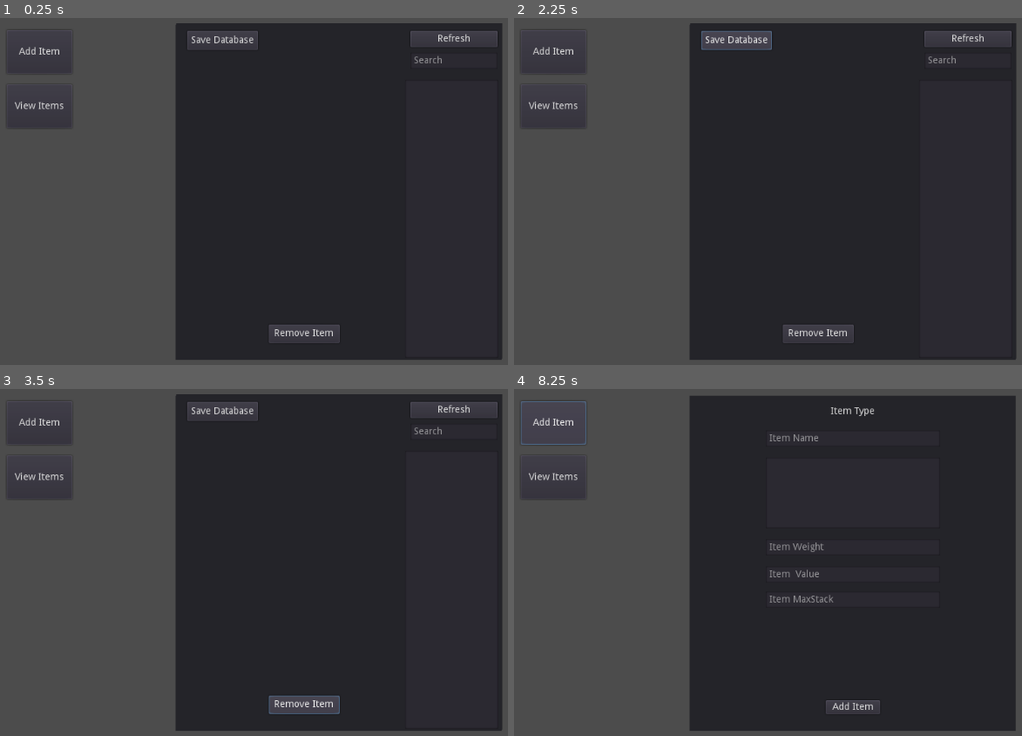
Above: before the commit, frames 1-4 (two rows, left to right).
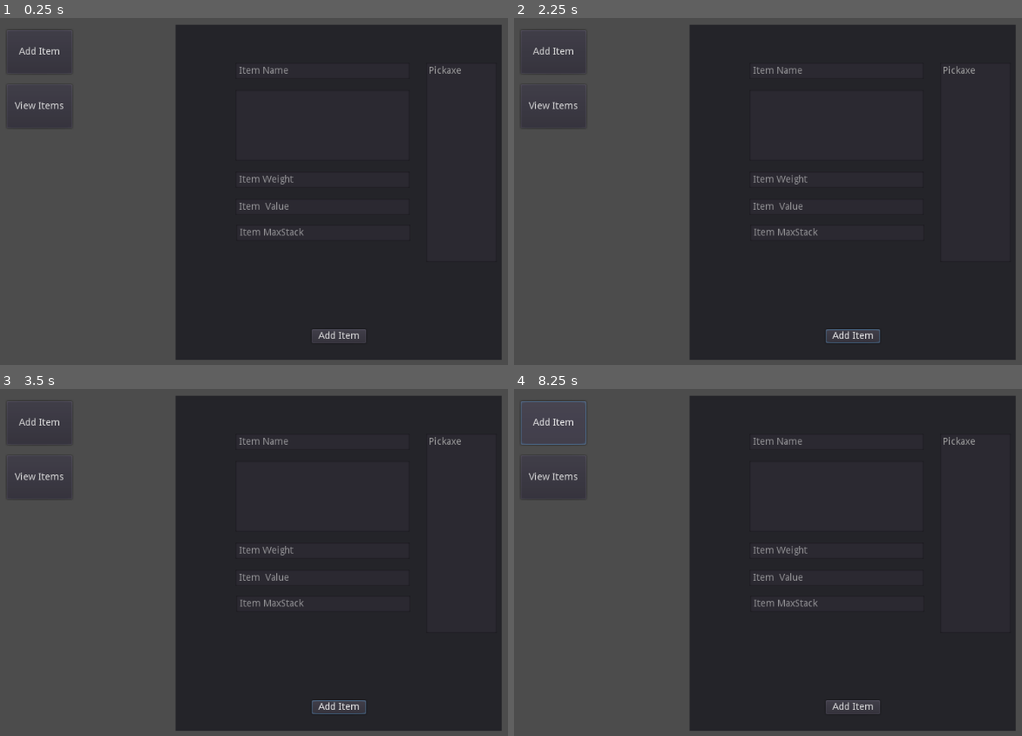
Above: after the commit, the same moments.

Repository: int91/ItemDatabaseTool
Game: Godot game, scene res://root.tscn
The game is run twice, just before and just after one commit, with the same random seed, the same clock (stepped at 60 frames per second) and the same inputs.
Inputs (mouse positions are in pixels of both pictures, inside the frame that each line leads up to):
- Up to frame 1 (0.25 s): no input
- Up to frame 2 (2.25 s): click (854, 38) at 0.5 s, where only the run before the commit has a clickable "Item Type"; click "Add Item" at 1.25 s; click (737, 38) at 2 s, where only the run before the commit has a clickable "Save Database"
- Up to frame 3 (3.5 s): click (304, 704) at 2.75 s, where only the run before the commit has a clickable "Remove Item"
- Up to frame 4 (8.25 s): click "Add Item" at 3.5 s; click "View Items" at 4.25 s; click (966, 430) at 5.02 s; type "12" at 5.1 s; click "Refresh" at 5.75 s; click "Refresh" at 6.5 s; click "Remove Item" at 7.25 s; click "Add Item" at 8 s

The runs differ from the first frame. In frame 1, 2.4% of the frame differs, in the area x 34-99%, y 1-94%; in frame 2, 2.8%; in frame 3, 2.7%; in frame 4, 0.9%.

Commit message:
Added item type support

Diff:
--- a/Scripts/Item.gd
+++ b/Scripts/Item.gd
@@ -5,18 +5,18 @@
 var _weight: float
 var _value: int
 var _maxStack: int
-var _type
+var _types
 
 func _ready():
 	pass
 
-func SetData(sname, lore, weight, value, maxStack, type):
+func SetData(sname: String, lore:String, weight: float, value: int, maxStack: int, types: Array):
 	self._name = sname
 	self._lore = lore
 	self._weight = weight
 	self._value = value
 	self._maxStack = maxStack
-	self._type = null
+	self._types = types
 
 func GetName():
 	return self._name
@@ -30,8 +30,8 @@
 func GetValue():
 	return self._value
 
-func GetType():
-	return self._type
+func GetTypes():
+	return self._types
 
 func GetMaxStack():
 	return self._maxStack
--- a/Scripts/ItemAdder.gd
+++ b/Scripts/ItemAdder.gd
@@ -4,17 +4,48 @@
 onready var loreEdit = get_node("LoreEdit")
 onready var weightEdit = get_node("WeightEdit")
 onready var valueEdit = get_node("ValueEdit")
-onready var itemType = get_node("ItemType")
+onready var dmgEdit = get_node("DamageEdit")
+onready var durEdit = get_node("DurabilityEdit")
+onready var itemTypes = get_node("ItemTypes")
+
+var _defTypes = ["Pickaxe"]
+var _itemTypes = ["Pickaxe"]
+var types = []
 
 func _ready():
-	pass
+	ListTypes()
 
-#func _process(delta):
-#	pass
+func CheckItemTypes():
+	dmgEdit.hide()
+	durEdit.hide()
+	if ("Pickaxe" in types):
+		dmgEdit.placeholder_text = "Pickaxe Damage"
+		durEdit.placeholder_text = "Pickaxe Durability"
+		dmgEdit.show()
+		durEdit.show()
 
+func ListTypes():
+	itemTypes.clear()
+	for i in _itemTypes:
+		if not (i in types):
+			itemTypes.add_item(i, null, false)
 
 func _on_AddItemButton_pressed():
 	var i = load("res://Scripts/Item.gd").new()
-	i.SetData(nameEdit.text, loreEdit.text, float(weightEdit.text), int(valueEdit.text), int(valueEdit.text), null)
+	for t in len(types):
+		match (types[t]):
+			"Pickaxe":
+				var s = load("res://Scripts/Types/Pickaxe.gd").new()
+				s.SetData({"damage":dmgEdit.text, "durability":durEdit.text})
+				types[t] = s
+				break
+	i.SetData(nameEdit.text, loreEdit.text, float(weightEdit.text), int(valueEdit.text), int(valueEdit.text), types)
 	ItemDatabase.AddItem(i)
-	pass
+	types = []
+	ListTypes()
+	CheckItemTypes()
+
+func _on_ItemTypes_item_selected(index):
+	types.append(_itemTypes[index])
+	ListTypes()
+	CheckItemTypes()
--- a/Scripts/ItemSerializer.gd
+++ b/Scripts/ItemSerializer.gd
@@ -31,7 +31,9 @@
 			"weight":i.GetWeight(),
 			"value":i.GetValue(),
 			"maxStack":i.GetMaxStack(),
-			"type":i.GetType()}
+			"types":[]}
+		for q in i.GetTypes():
+			data.types.append(q.GetDictionary())
 		it.append(data)
 	file.store_line(to_json(it))
 	file.close()
@@ -43,5 +45,11 @@
 
 func AddItemToDatabase(i):
 	var q = itemClass.new()
-	q.SetData(i.name, i.lore, i.weight, i.value, i.maxStack, i.type)
+	q.SetData(i.name, i.lore, i.weight, i.value, i.maxStack, i.types)
+	for e in len(q.GetTypes()):
+		var ty = q.GetTypes()[e]
+		if (ty.name == "Pickaxe"):
+			var t = load("res://Scripts/Types/"+ty.name+".gd").new()
+			t.SetData(ty)
+			q.GetTypes()[e] = t
 	ItemDatabase.AddItem(q)
--- a/Scripts/ItemsPanel.gd
+++ b/Scripts/ItemsPanel.gd
@@ -16,7 +16,7 @@
 
 func SetItemText(index):
 	var i = itemsList.get_item_metadata(index)
-	itemData.text = "Name: " + str(i.GetName()) + "\nLore: " + str(i.GetLore()) + "\nWeight: " + str(i.GetWeight()) + "\nValue: " + str(i.GetValue()) + "\nMax Stack: " + str(i.GetMaxStack())
+	itemData.text = "Name: " + str(i.GetName()) + "\nLore: " + str(i.GetLore()) + "\nWeight: " + str(i.GetWeight()) + "\nValue: " + str(i.GetValue()) + "\nMax Stack: " + str(i.GetMaxStack()) + "\nTypes: " + str(i.GetTypes())
 
 func ListItems():
 	itemsList.clear()
@@ -57,6 +57,5 @@
 	if (selected_item != -1):
 		ItemDatabase.RemoveItemByObject(itemsList.get_item_metadata(selected_item))
 		selected_item = -1
-		itemsList.select(-1)
 		ListItems()
 	pass
--- /dev/null
+++ b/Scripts/Types/Pickaxe.gd
@@ -0,0 +1,23 @@
+extends Node
+
+var _damage: int
+var _durability: int
+
+func _ready():
+	pass
+
+func GetDictionary():
+	return {"name":"Pickaxe", "damage": self._damage, "durability": self._durability}
+
+func SetData(dict):
+	self._damage = dict["damage"]
+	self._durability = dict["durability"]
+
+func GetDurability():
+	return self._durability
+
+func GetDamage():
+	return self._damage
+
+func PrintInfo():
+	print("Damage to rocks: " + str(_damage))
--- a/root.tscn
+++ b/root.tscn
@@ -26,22 +26,24 @@
 "_edit_use_anchors_": false
 }
 
-[node name="ItemType" type="MenuButton" parent="AddItemPanel"]
-anchor_left = 0.5
-anchor_right = 0.5
-margin_left = -128.0
-margin_top = 10.5
-margin_right = 128.0
-margin_bottom = 34.5
-text = "Item Type"
+[node name="ItemTypes" type="ItemList" parent="AddItemPanel"]
+anchor_left = 0.5
+anchor_right = 0.5
+margin_left = 128.5
+margin_top = 56.0
+margin_right = 232.5
+margin_bottom = 349.0
+__meta__ = {
+"_edit_use_anchors_": false
+}
 
 [node name="NameEdit" type="LineEdit" parent="AddItemPanel"]
 anchor_left = 0.5
 anchor_right = 0.5
-margin_left = -128.0
-margin_top = 50.5
-margin_right = 128.0
-margin_bottom = 74.5
+margin_left = -151.5
+margin_top = 56.0
+margin_right = 104.5
+margin_bottom = 80.0
 placeholder_text = "Item Name"
 __meta__ = {
 "_edit_use_anchors_": false
@@ -50,27 +52,27 @@
 [node name="LoreEdit" type="TextEdit" parent="AddItemPanel"]
 anchor_left = 0.5
 anchor_right = 0.5
-margin_left = -128.0
-margin_top = 90.5
-margin_right = 128.0
-margin_bottom = 194.5
+margin_left = -151.5
+margin_top = 96.0
+margin_right = 104.5
+margin_bottom = 200.0
 
 [node name="WeightEdit" type="LineEdit" parent="AddItemPanel"]
 anchor_left = 0.5
 anchor_right = 0.5
-margin_left = -128.0
-margin_top = 210.5
-margin_right = 128.0
-margin_bottom = 234.5
+margin_left = -151.5
+margin_top = 216.0
+margin_right = 104.5
+margin_bottom = 240.0
 placeholder_text = "Item Weight"
 
 [node name="ValueEdit" type="LineEdit" parent="AddItemPanel"]
 anchor_left = 0.5
 anchor_right = 0.5
-margin_left = -128.0
-margin_top = 250.5
-margin_right = 128.0
-margin_bottom = 274.5
+margin_left = -151.5
+margin_top = 256.0
+margin_right = 104.5
+margin_bottom = 280.0
 placeholder_text = "Item  Value"
 __meta__ = {
 "_edit_use_anchors_": false
@@ -79,11 +81,35 @@
 [node name="MaxStackEdit" type="LineEdit" parent="AddItemPanel"]
 anchor_left = 0.5
 anchor_right = 0.5
-margin_left = -127.5
-margin_top = 288.0
-margin_right = 128.5
-margin_bottom = 312.0
+margin_left = -151.0
+margin_top = 293.5
+margin_right = 105.0
+margin_bottom = 317.5
 placeholder_text = "Item MaxStack"
+__meta__ = {
+"_edit_use_anchors_": false
+}
+
+[node name="DamageEdit" type="LineEdit" parent="AddItemPanel"]
+visible = false
+anchor_left = 0.5
+anchor_right = 0.5
+margin_left = -151.5
+margin_top = 328.0
+margin_right = 104.5
+margin_bottom = 352.0
+__meta__ = {
+"_edit_use_anchors_": false
+}
+
+[node name="DurabilityEdit" type="LineEdit" parent="AddItemPanel"]
+visible = false
+anchor_left = 0.5
+anchor_right = 0.5
+margin_left = -151.5
+margin_top = 360.0
+margin_right = 104.5
+margin_bottom = 384.0
 __meta__ = {
 "_edit_use_anchors_": false
 }
@@ -100,6 +126,7 @@
 text = "Add Item"
 
 [node name="ItemsPanel" type="Panel" parent="."]
+visible = false
 anchor_left = 0.5
 anchor_top = 0.5
 anchor_right = 0.5
@@ -184,6 +211,7 @@
 margin_bottom = 208.0
 text = "View Items"
 
+[connection signal="item_selected" from="AddItemPanel/ItemTypes" to="AddItemPanel" method="_on_ItemTypes_item_selected"]
 [connection signal="pressed" from="AddItemPanel/AddItemButton" to="AddItemPanel" method="_on_AddItemButton_pressed"]
 [connection signal="item_selected" from="ItemsPanel/ItemList" to="ItemsPanel" method="_on_ItemList_item_selected"]
 [connection signal="text_changed" from="ItemsPanel/ItemSearchEdit" to="ItemsPanel" method="_on_ItemSearchEdit_text_changed"]
